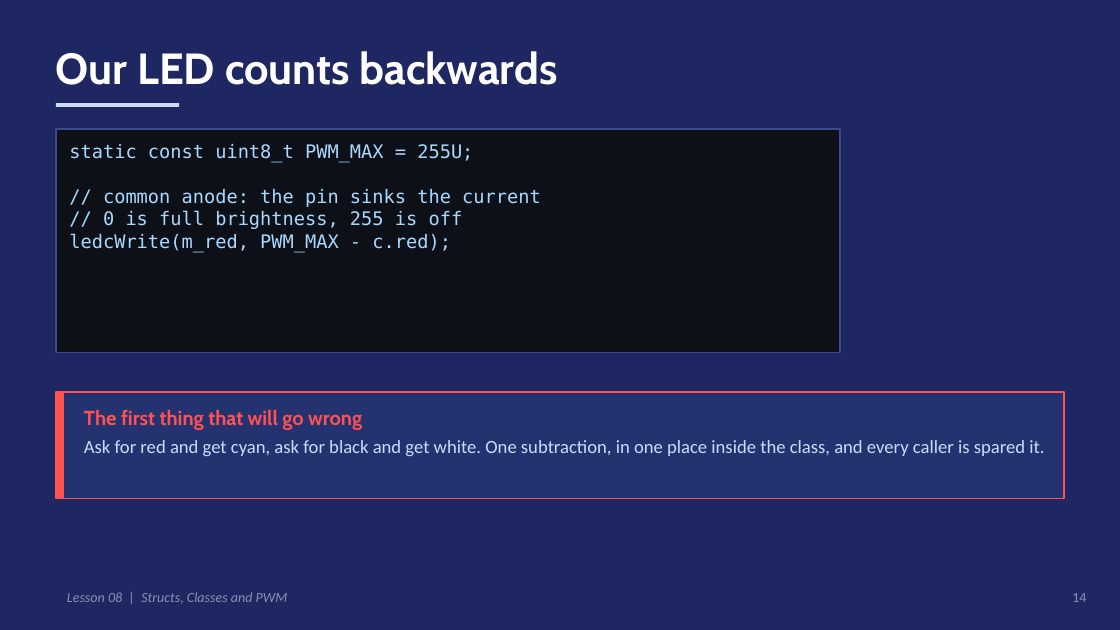
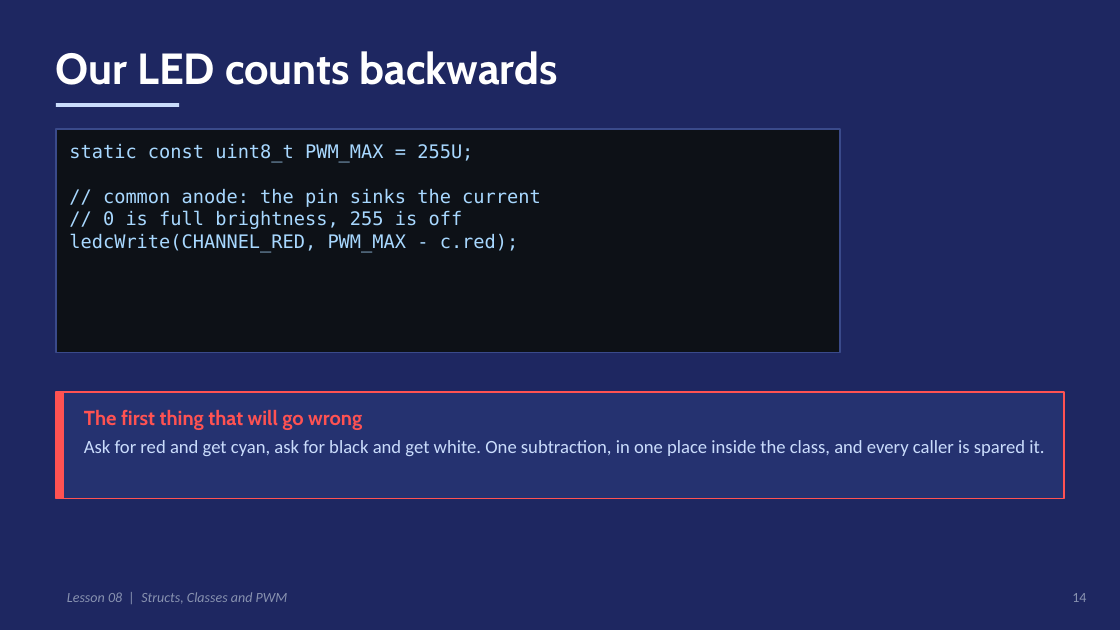
Before and after one commit to Anaga/embedded_cpp_2026_autumn, a slide deck: slide 14 of M2_L8/slides/lesson08.pptx. Drawn at 1120x630 pixels with LibreOffice and Linux fonts; fonts in the diff are those of the drawing. Boxes give left, top, right and bottom in pixels: in the first picture for what was removed or moved away, otherwise in the second. Text is boxed around its words. In the diff, an @@ line names an element or a change of style, - is before the commit and + after.

```diff
--- a/M2_L8/slides/lesson08.pptx
+++ b/M2_L8/slides/lesson08.pptx
@@ text at (x1=69, y1=233, x2=519, y2=253): text changed @@
-ledcWrite(m_red, PWM_MAX - c.red);
+ledcWrite(CHANNEL_RED, PWM_MAX - c.red);
```
Also in this commit, not shown: 2 other slides changed, 1 other file.
